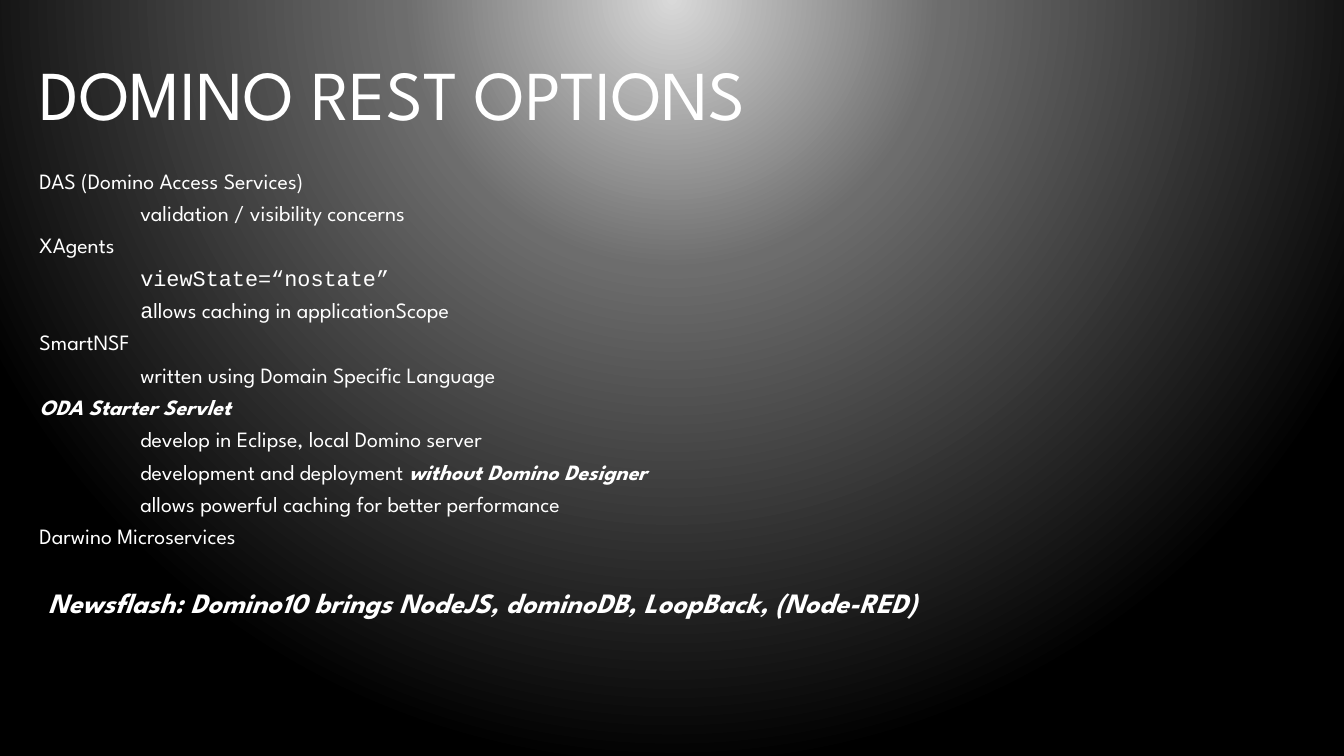
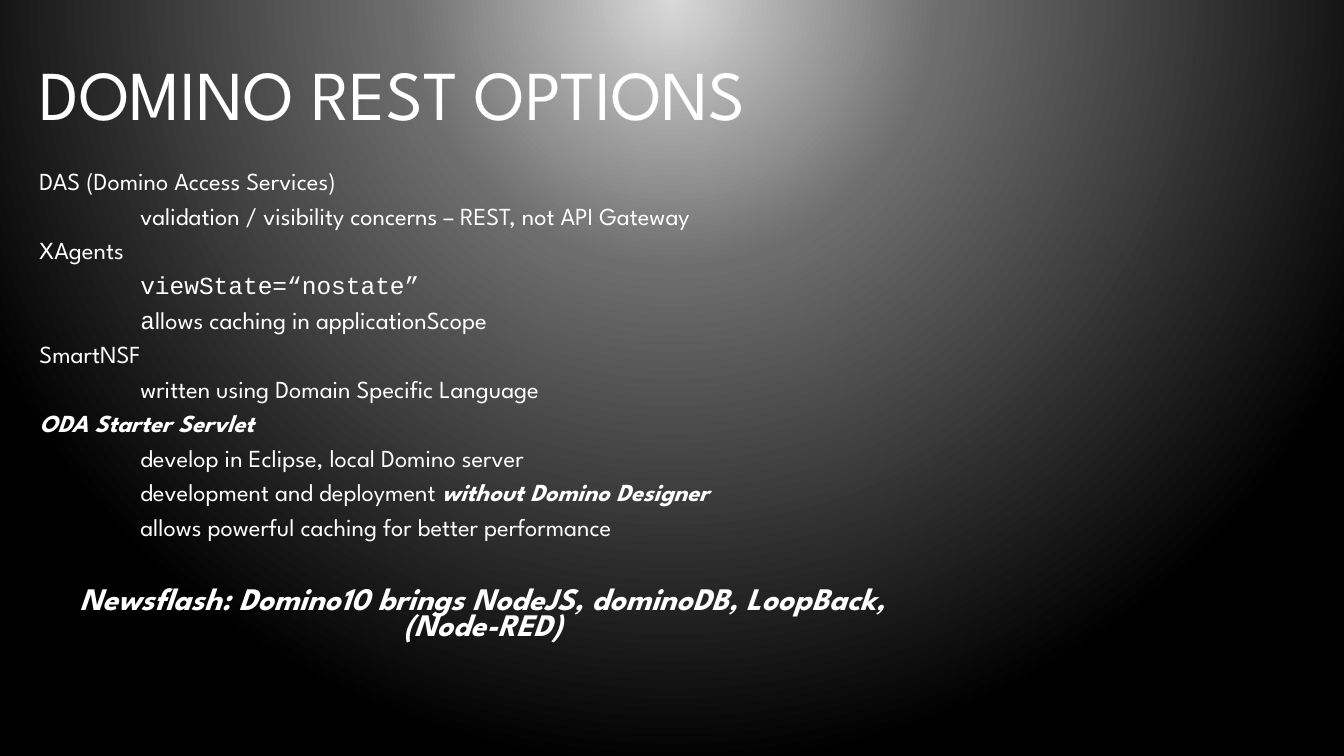
Before and after one commit to bleedingcode/domino-js-masterclass, a slide deck: slide 22 of presentation/8598 Domino and JS.pptx (slide 14 before the commit). Drawn at 1344x756 pixels with LibreOffice and Linux fonts; fonts in the diff are those of the drawing; background and template pictures are left out. Boxes give left, top, right and bottom in pixels: in the first picture for what was removed or moved away, otherwise in the second. Text is boxed around its words. In the diff, an @@ line names an element or a change of style, - is before the commit and + after.

```diff
--- a/presentation/8598 Domino and JS.pptx
+++ b/presentation/8598 Domino and JS.pptx
@@ text at <box>39,173,885,643</box>: size 15.6 to 17.5 pt in "DAS (Domino Access Services)", "XAgents", "viewState=“nostate”", "allows caching in applicationScope" and 6 more places; size 20 to 22.4 pt in "Newsflash: Domino10 brings NodeJS, dominoDB, LoopBack, (Node ..." @@
@@ text at <box>140,208,689,230</box>: text changed; size 15.6 to 17.5 pt @@
-validation / visibility concerns
+validation / visibility concerns – REST, not API Gateway
@@ text at <box>39,529,235,545</box>: paragraph removed @@
-Darwino Microservices
```
Also in this commit, not shown: 11 other slides changed, 9 other files.
